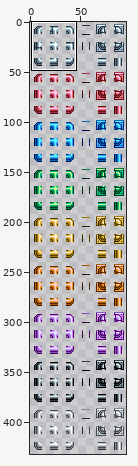
Two states of a sprite sheet, tiles/materials/sbmcnitempipe.png. Above: a wide view before the commit, with the close-up outlined.
Close-up. The starting point:
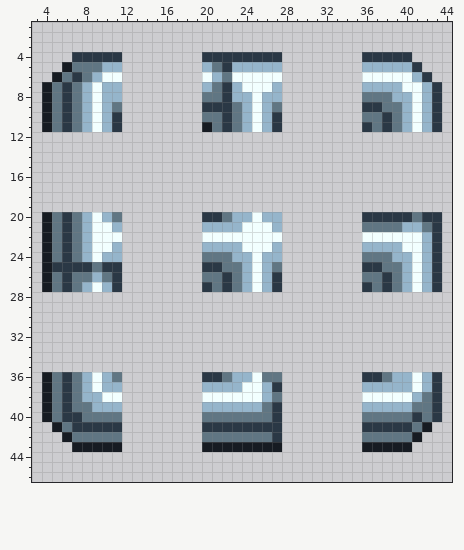
The file is 96x432 pixels. Colours within 5 levels of each other are drawn and written as one. Shown: x 3..44, y 1..46.
Now the later version:
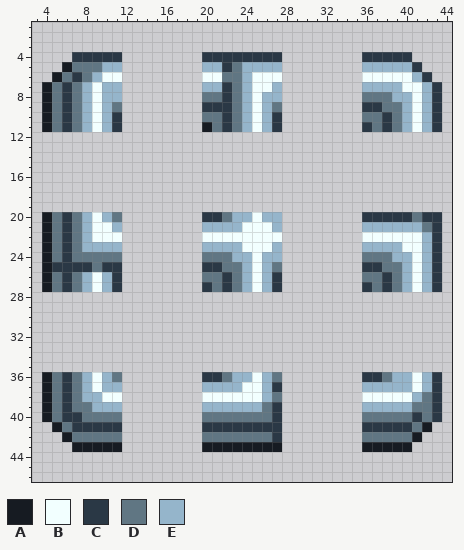
Palette (. is transparent): A #161b22  B #f2ffff  C #2a3845  D #607683  E #95b5cb
From old to new:
{"y":5,"x":21,"old":"D","new":"E"}
{"y":5,"x":23,"old":"E","new":"D"}
{"y":6,"x":21,"old":"E","new":"B"}
{"y":6,"x":23,"old":"BB","new":"DE"}
{"y":7,"x":21,"old":"D","new":"E"}
{"y":7,"x":23,"old":"EB","new":"DE"}
{"y":8,"x":23,"old":"E","new":"D"}
{"y":21,"x":36,"old":"DDDD","new":"EEEE"}
{"y":23,"x":9,"old":"BB","new":"EE"}
{"y":24,"x":8,"old":"EBEE","new":"DDDD"}
{"y":26,"x":8,"old":"DED","new":"EBE"}
{"y":36,"x":26,"old":"D","new":"E"}
{"label":"changed","picture_box":[212,62,252,102]}
{"label":"changed","picture_box":[362,222,402,232]}
{"label":"changed","picture_box":[82,242,122,282]}
{"label":"changed","picture_box":[262,372,272,382]}
